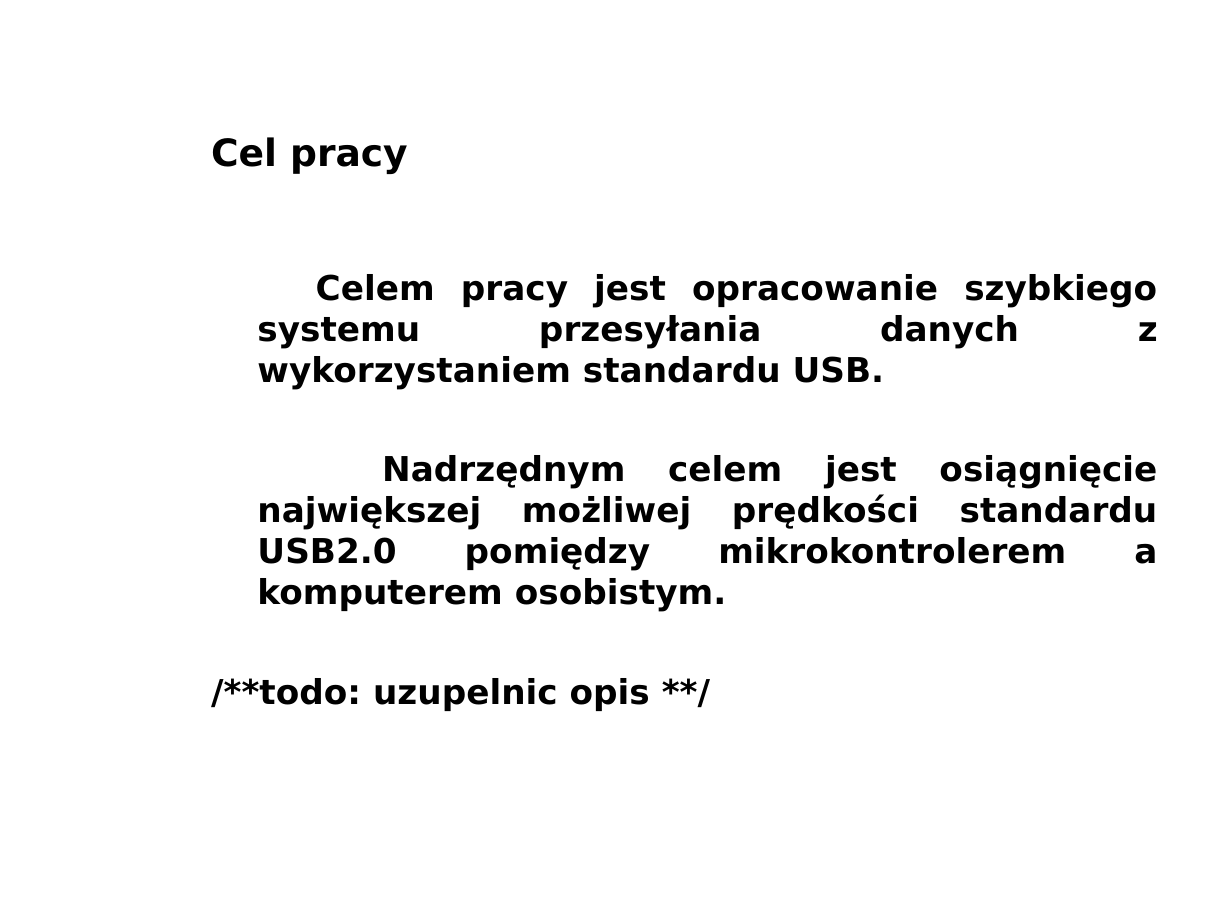
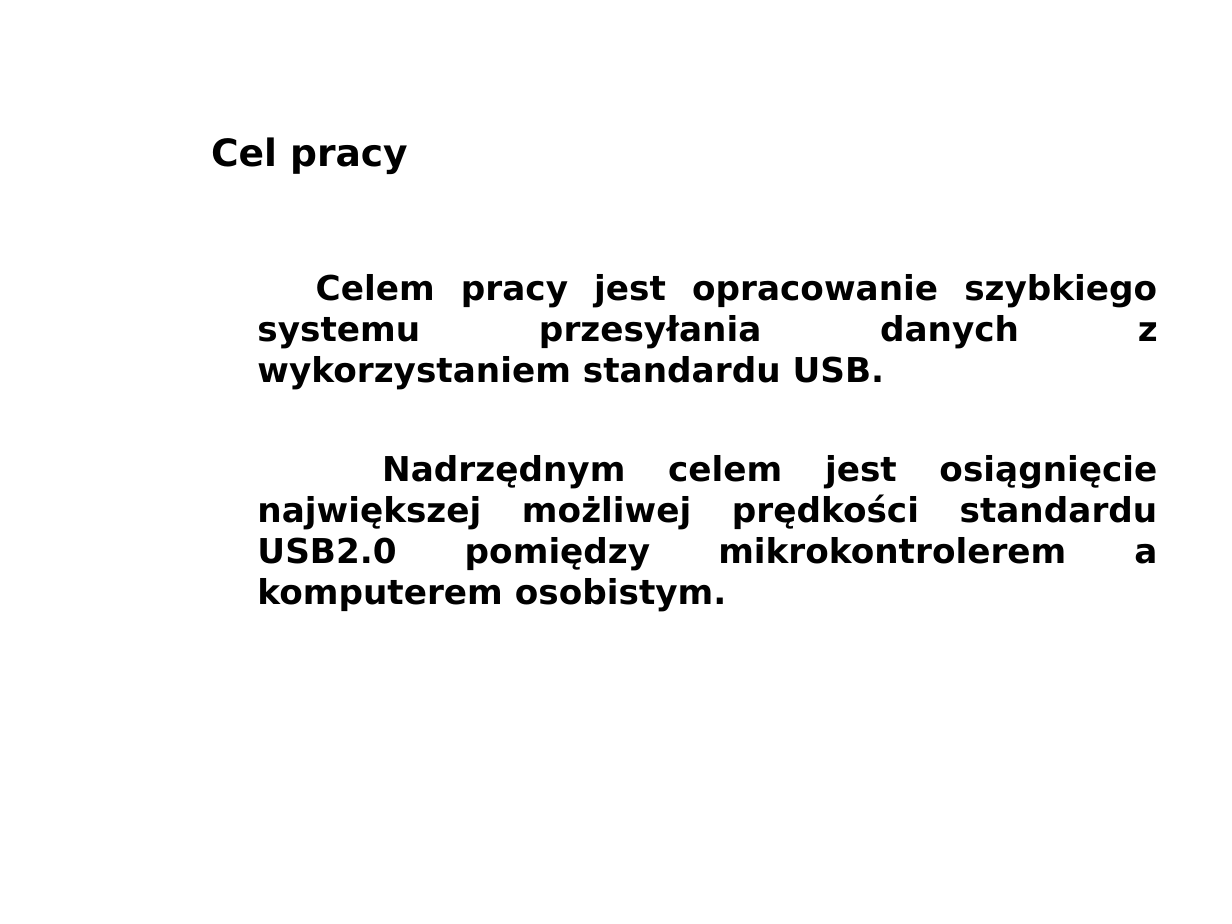
Before and after one commit to lpawlik91/USBSpeedTest, a slide deck: slide 3 of docs/seminaria1.ppt. Drawn at 1232x924 pixels with LibreOffice and Linux fonts; fonts in the diff are those of the drawing; background and template pictures are left out. Boxes give left, top, right and bottom in pixels: in the first picture for what was removed or moved away, otherwise in the second. Text is boxed around its words. In the diff, an @@ line names an element or a change of style, - is before the commit and + after.

```diff
--- a/docs/seminaria1.ppt
+++ b/docs/seminaria1.ppt
@@ text at (211, 678, 650, 711): paragraph removed @@
-/**todo: uzupelnic opis **/
```
Also in this commit, not shown: 2 other slides changed, 6 slides added, 4 slides removed.
